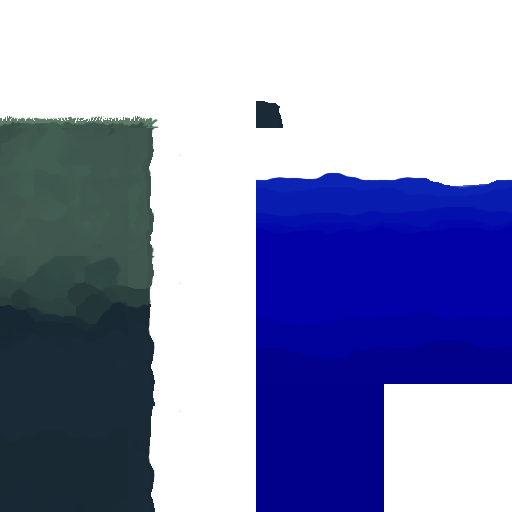
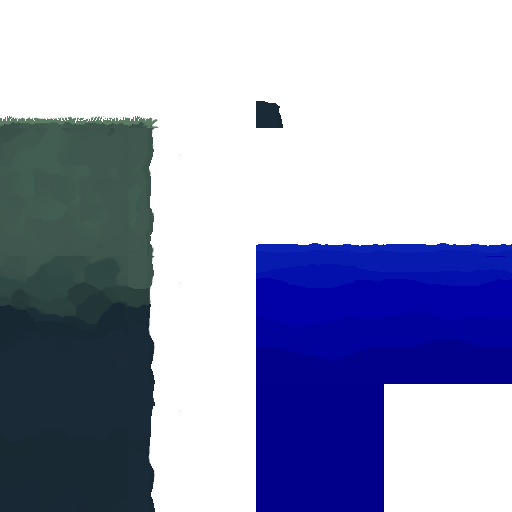
Before/after of a 512x512 layered artwork. What changed in the layer stack:
added layer "Clipboard copy" above "Clipboard" over [left=384, top=243, right=512, bottom=256]
added layer "Clipboard" above "tile14" over [left=256, top=243, right=384, bottom=256]
painted on "tile13" over [left=384, top=256, right=512, bottom=286]
painted on "tile12" over [left=256, top=256, right=384, bottom=288]
hid "tile11" over [left=384, top=176, right=512, bottom=256]
hid "tile10" over [left=256, top=172, right=384, bottom=256]
